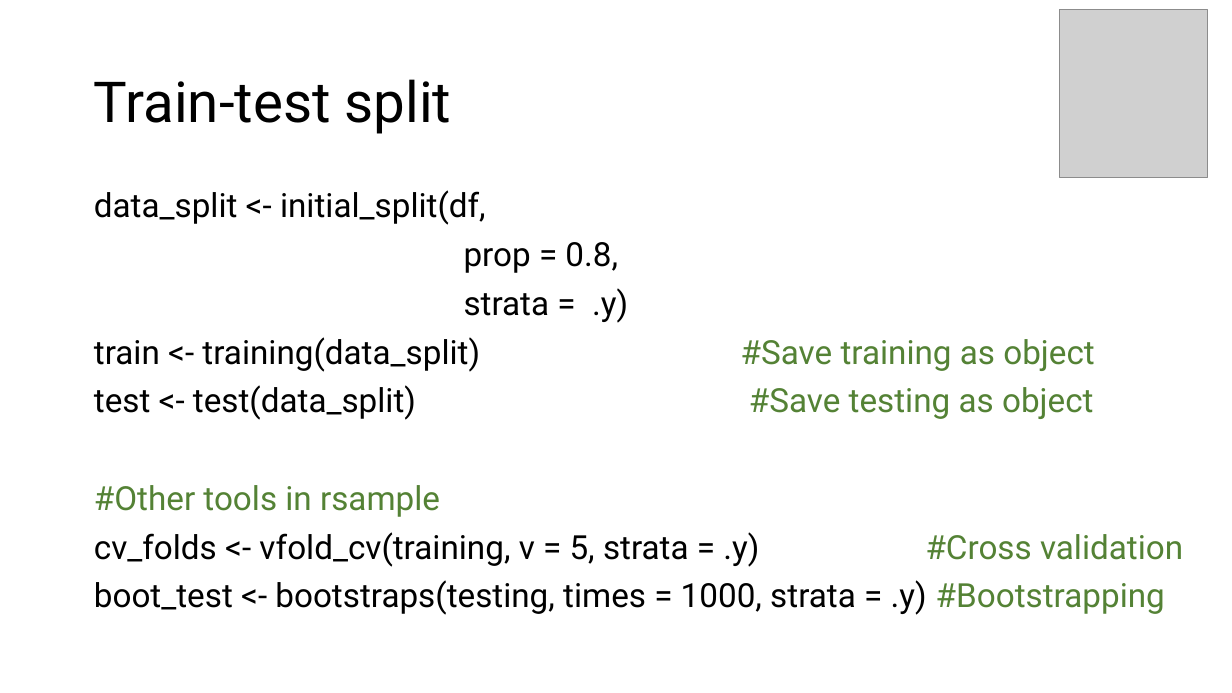
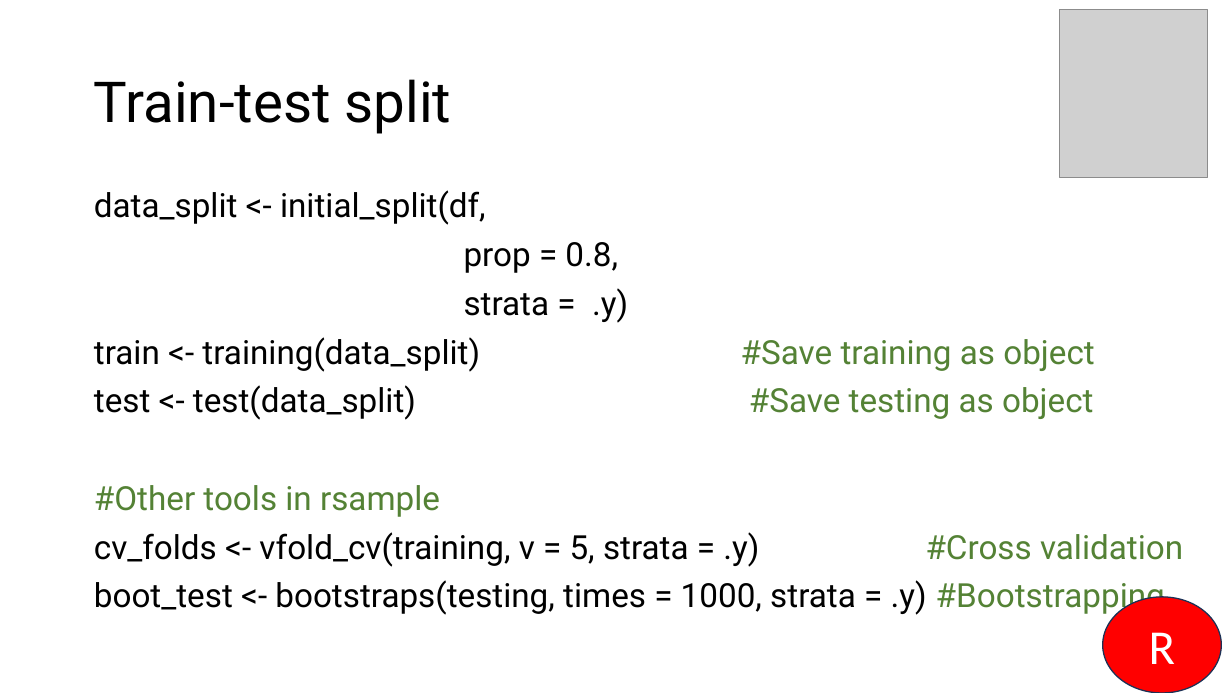
Before and after one commit to davigood1/Lisbon-Addiction-NLP-Workshop, a slide deck: slide 11 of Addiction_2024_workshop_coroner_NLP.pptx. Drawn at 1232x693 pixels with LibreOffice and Linux fonts; fonts in the diff are those of the drawing; grey boxes stand for pictures. Boxes give left, top, right and bottom in pixels: in the first picture for what was removed or moved away, otherwise in the second. Text is boxed around its words. In the diff, an @@ line names an element or a change of style, - is before the commit and + after.

```diff
--- a/Addiction_2024_workshop_coroner_NLP.pptx
+++ b/Addiction_2024_workshop_coroner_NLP.pptx
@@ ellipse added at (1103, 597, 1221, 693), fill #FF0000, outline #1E3256 1 pt, 38 pt, text #FFFFFF @@
+R
```
Also in this commit, not shown: 5 other slides changed, 3 other files.
